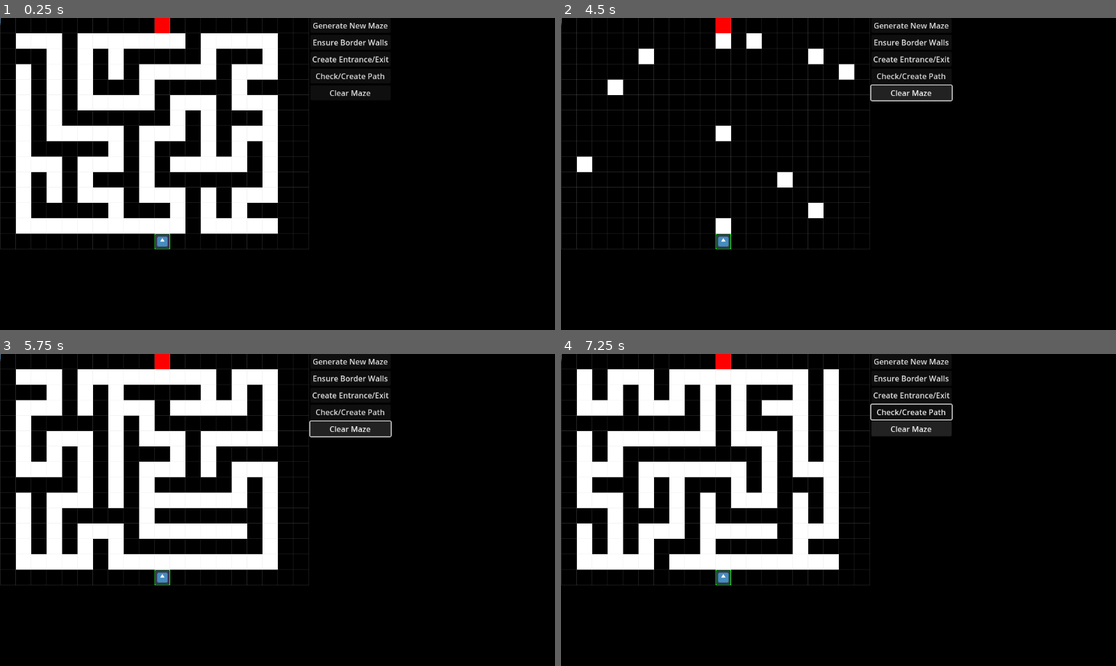
Above: before the commit, frames 1-4 (two rows, left to right).
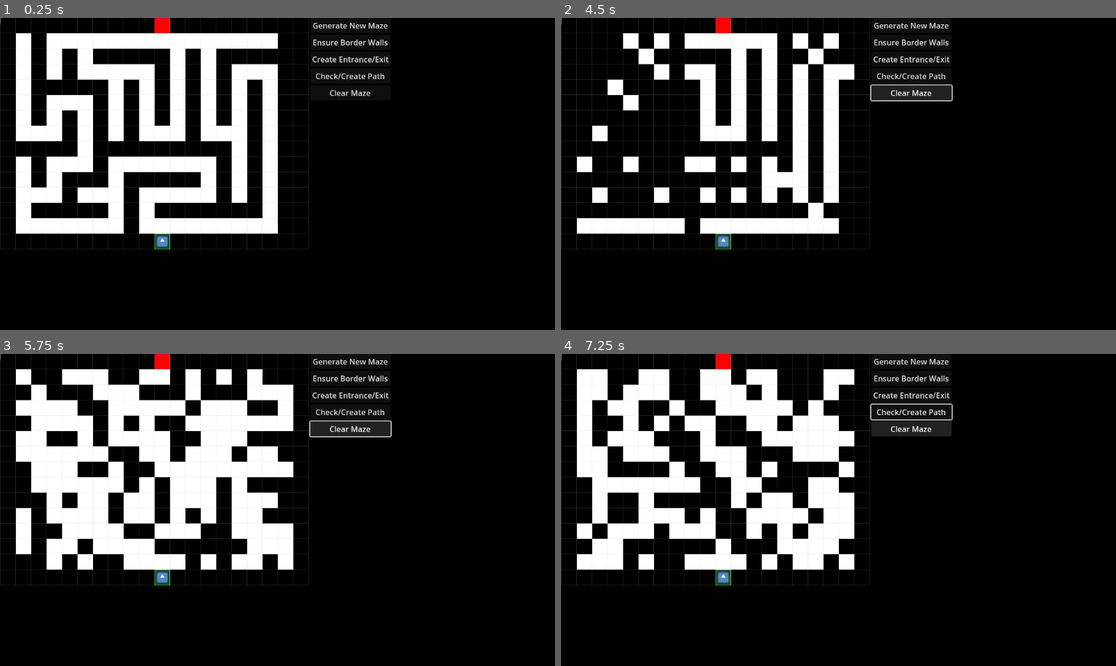
Above: after the commit, the same moments.

Repository: de43gy/complete-darkness-horror-to-pashtet-gamejam
Game: Godot game, scene res://scenes/main/main/main.tscn
The game is run twice, just before and just after one commit, with the same random seed, the same clock (stepped at 60 frames per second) and the same inputs. The engine's default icon, where the game draws it, is replaced by a stand-in: a white triangle on a blue panel in a dark square.
Inputs:
- Up to frame 1 (0.25 s): no input
- Up to frame 2 (4.5 s): click "Generate New Maze" at 0.5 s; click "Generate New Maze" at 1.25 s; click "Ensure Border Walls" at 2 s; click "Check/Create Path" at 2.75 s; click "Clear Maze" at 3.5 s; tap Enter at 4.25 s; hold Right (ui_right) from 4.28 s (still down); hold Space (ui_select) from 4.28 s (still down)
- Up to frame 3 (5.75 s): release Right (ui_right) at 5.03 s; release Space (ui_select) at 5.03 s; hold Down (ui_down) from 5.03 s (still down); tap Space (ui_select) at 5.1, 5.27, 5.57 s
- Up to frame 4 (7.25 s): release Down (ui_down) at 5.78 s; hold Right (ui_right) 5.78-6.53 s; hold Space (ui_select) 5.78-6.53 s; tap Enter at 6.5 s; hold Up (ui_up) from 6.53 s (still down); tap Space (ui_select) at 6.6, 6.77, 7.07 s

The runs differ from the first frame. In frame 1, 8.2% of the frame differs, in the area x 2-51%, y 4-70%; in frame 2, 10%; in frame 3, 15%; in frame 4, 16%, in the area x 2-53%, y 4-70%.

Commit message:
classic dungeon generation moved to a separate file

Diff:
--- a/scenes/main/labyrinth/labyrinth.gd
+++ b/scenes/main/labyrinth/labyrinth.gd
@@ -5,6 +5,8 @@
 const CELL_SIZE = 32
 const WALL = 1
 const PATH = 0
+
+var ClassicMazeGenerator = preload("res://scripts/utilities/maze_generators/classic_maze.gd.gd")
 
 enum MazeType { CLASSIC, FRACTAL, CAVE, ROOMS }
 var current_maze_type = MazeType.CLASSIC
@@ -25,6 +27,8 @@
 	randomize()
 	wall_tiles = Node2D.new()
 	add_child(wall_tiles)
+	initialize_maze_arrays()
+	ClassicMazeGenerator = ClassicMazeGenerator.new(WIDTH, HEIGHT, 1000, maze, visited)
 	initialize_maze()
 	generate_maze()
 	create_collision_walls()
@@ -37,17 +41,22 @@
 	initialize_maze_arrays()
 
 func generate_maze():
-	initialize_maze_arrays()
-
 	match current_maze_type:
 		MazeType.CLASSIC:
-			generate_classic_maze()
+			maze = ClassicMazeGenerator.generate_classic_maze()
 		MazeType.FRACTAL:
 			generate_fractal_maze()
 		MazeType.CAVE:
 			generate_cave_maze()
 		MazeType.ROOMS:
 			generate_rooms_maze()
+
+	if maze == null:
+		print("Maze generation timed out.")
+		initialize_maze_arrays()
+		generate_simple_maze()
+	else:
+		print("Maze generation ok")
 
 	create_entrance_and_exit()
 	ensure_path()
@@ -200,54 +209,6 @@
 				visited[next] = true
 
 	return false
-
-func generate_classic_maze():
-	print("Classic maze generation started")
-	var start_time = Time.get_ticks_msec()
-
-	for y in range(HEIGHT):
-		for x in range(WIDTH):
-			maze[y][x] = WALL
-			visited[y][x] = false
-
-	var start_x = 1
-	var start_y = 1
-	var stack = [[start_x, start_y]]
-	visited[start_y][start_x] = true
-	maze[start_y][start_x] = PATH
-
-	while stack.size() > 0:
-		if Time.get_ticks_msec() - start_time > timeout:
-			print("Classic maze generation timed out. Switching to simple generation.")
-			generate_simple_maze()
-			return
-
-		var current = stack[-1]
-		var x = current[0]
-		var y = current[1]
-
-		var neighbors = []
-		for neighbor in [[-2, 0], [2, 0], [0, -2], [0, 2]]:
-			var nx = x + neighbor[0]
-			var ny = y + neighbor[1]
-			if nx > 0 and nx < WIDTH - 1 and ny > 0 and ny < HEIGHT - 1 and not visited[ny][nx]:
-				neighbors.append([nx, ny])
-
-		if neighbors.size() > 0:
-			var next = neighbors[randi() % neighbors.size()]
-			var nx = next[0]
-			var ny = next[1]
-
-			maze[(y + ny) / 2][(x + nx) / 2] = PATH
-
-			visited[ny][nx] = true
-			maze[ny][nx] = PATH
-
-			stack.append([nx, ny])
-		else:
-			stack.pop_back()
-
-	print("Classic maze generation completed in ", Time.get_ticks_msec() - start_time, " ms")
 
 func ensure_path_exists():
 	var start = entrance_pos
--- /dev/null
+++ b/scripts/utilities/maze_generators/classic_maze.gd.gd
@@ -0,0 +1,61 @@
+extends RefCounted
+
+class_name ClassicMazeGenerator
+
+var width: int
+var height: int
+var maze: Array
+var visited: Array
+var timeout: int
+
+const WALL = 1
+const PATH = 0
+
+func _init(_width: int, _height: int, _timeout: int, _maze: Array, _visited: Array) -> void:
+	width = _width
+	height = _height
+	timeout = _timeout
+	maze = _maze
+	visited = _visited
+
+func generate_classic_maze() -> Array:
+	print("Classic maze generation started")
+	var start_time = Time.get_ticks_msec()
+
+	var start_x = 1
+	var start_y = 1
+	var stack = [[start_x, start_y]]
+	visited[start_y][start_x] = true
+	maze[start_y][start_x] = PATH
+
+	while stack.size() > 0:
+		if Time.get_ticks_msec() - start_time > timeout:
+			print("Classic maze generation timed out. Switching to simple generation.")
+			return []
+
+		var current = stack[-1]
+		var x = current[0]
+		var y = current[1]
+
+		var neighbors = []
+		for neighbor in [[-2, 0], [2, 0], [0, -2], [0, 2]]:
+			var nx = x + neighbor[0]
+			var ny = y + neighbor[1]
+			if nx > 0 and nx < width - 1 and ny > 0 and ny < height - 1 and not visited[ny][nx]:
+				neighbors.append([nx, ny])
+
+		if neighbors.size() > 0:
+			var next = neighbors[randi() % neighbors.size()]
+			var nx = next[0]
+			var ny = next[1]
+
+			maze[(y + ny) / 2][(x + nx) / 2] = PATH
+
+			visited[ny][nx] = true
+			maze[ny][nx] = PATH
+
+			stack.append([nx, ny])
+		else:
+			stack.pop_back()
+	print("Classic maze generation completed in classic_maze.gd", Time.get_ticks_msec() - start_time, " ms")
+	return maze
